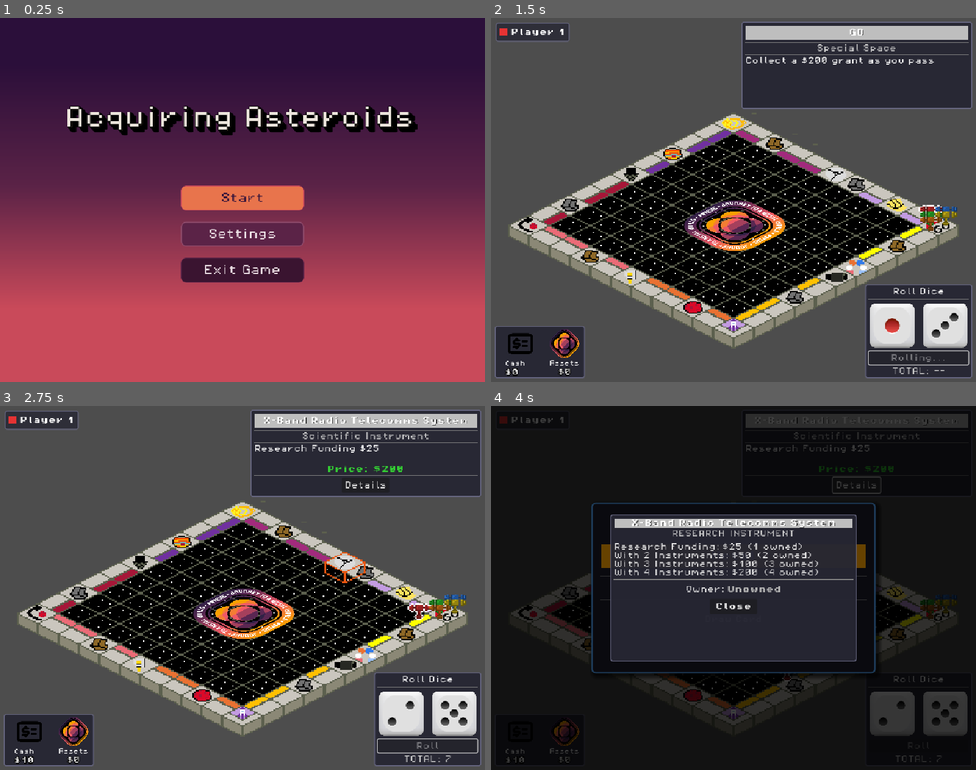
Above: before the commit, frames 1-4 (two rows, left to right).
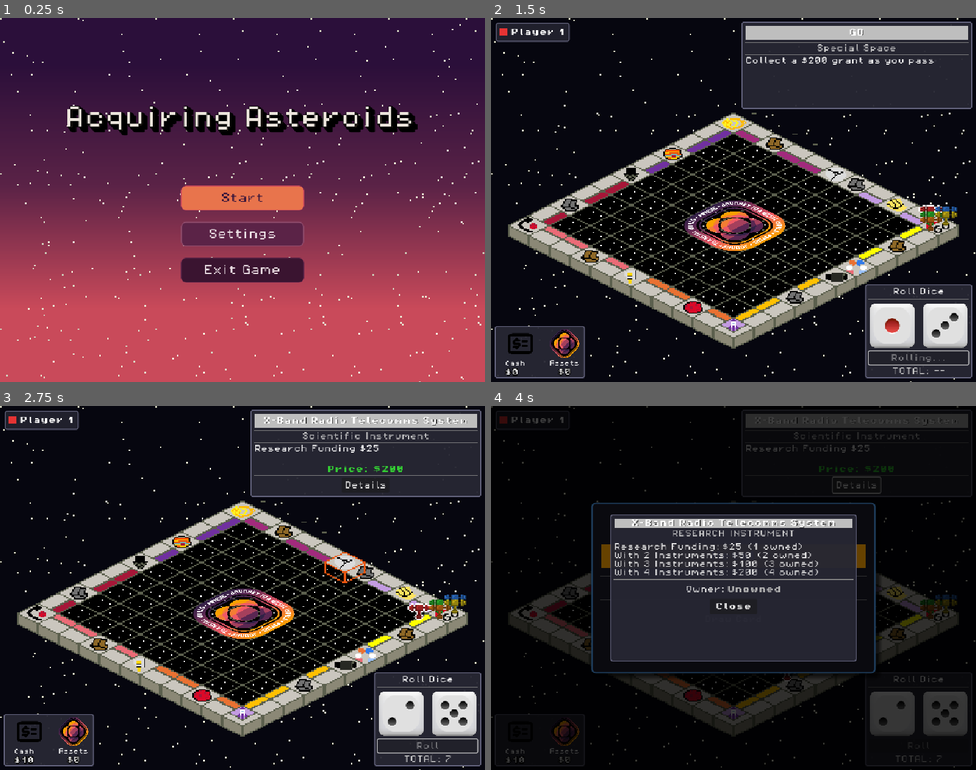
Above: after the commit, the same moments.

Repository: MissionToPsyche-Platinum/platinum_24d_game_psycheopoly-psb
Game: Godot game, scene res://scenes/StartMenu.tscn
The game is run twice, just before and just after one commit, with the same random seed, the same clock (stepped at 60 frames per second) and the same inputs.
Inputs (mouse positions are in pixels of both pictures, inside the frame that each line leads up to):
- Up to frame 1 (0.25 s): no input
- Up to frame 2 (1.5 s): click "Start" at 0.5 s; click "Roll" at 1.25 s
- Up to frame 3 (2.75 s): tap Enter at 2 s; move the mouse to (349, 569) at 2.02 s; tap C at 2.1 s; click (349, 569) at 2.17 s
- Up to frame 4 (4 s): drag from (636, 606) to (709, 660) at 2.77 s; click "Details" at 3.5 s

The runs differ from the first frame. In frame 1, 0.5% of the frame differs, in the area x 0-100%, y 0-100%; in frame 2, 48%; in frame 3, 48%; in frame 4, 0.2%.

Commit message:
feat: add starfield shader and integrate into game scenes for enhanced background effects

Diff:
--- /dev/null
+++ b/assets/shaders/starfield.gdshader
@@ -0,0 +1,26 @@
+shader_type canvas_item;
+
+uniform vec4 bg_color : source_color = vec4(0.0, 0.0, 0.0, 0.0);
+uniform float star_density : hint_range(0.0, 1.0) = 0.01;
+uniform float pixel_size : hint_range(1.0, 10.0) = 2.0;
+
+float hash(vec2 p) {
+    p = fract(p * vec2(123.34, 456.21));
+    p += dot(p, p + 45.32);
+    return fract(p.x * p.y);
+}
+
+void fragment() {
+    vec2 grid_uv = floor(FRAGCOORD.xy / pixel_size);
+    float h = hash(grid_uv);
+
+    vec4 color = bg_color;
+
+    if (h < star_density) {
+        float brightness = fract(h * 1337.0);
+        vec3 star_color = vec3(1.0, 1.0, 0.9 + 0.1 * fract(h * 42.0));
+        color = vec4(star_color * (0.8 + 0.2 * brightness), 1.0);
+    }
+
+    COLOR = color;
+}
--- a/project.godot
+++ b/project.godot
@@ -33,4 +33,5 @@
 
 [rendering]
 
+environment/defaults/default_clear_color=Color(0.0235294, 0.0235294, 0.0588235, 1)
 textures/canvas_textures/default_texture_filter=0
--- a/scenes/GameBoard.tscn
+++ b/scenes/GameBoard.tscn
@@ -3,6 +3,7 @@
 [ext_resource type="Script" uid="uid://c21xp0e8s4yfb" path="res://scripts/core/board.gd" id="1_12345"]
 [ext_resource type="Texture2D" uid="uid://bdi3pyhwge4l6" path="res://assets/images/tileset.png" id="2_v0kx6"]
 [ext_resource type="Texture2D" uid="uid://bdbtglxjaliah" path="res://assets/images/sprites/psyche_logo.png" id="3_fbkij"]
+[ext_resource type="Shader" path="res://assets/shaders/starfield.gdshader" id="4_starfield"]
 
 [sub_resource type="TileSetAtlasSource" id="TileSetAtlasSource_fbkij"]
 texture = ExtResource("2_v0kx6")
@@ -40,8 +41,26 @@
 tile_size = Vector2i(32, 16)
 sources/1 = SubResource("TileSetAtlasSource_fbkij")
 
+[sub_resource type="ShaderMaterial" id="ShaderMaterial_starfield"]
+shader = ExtResource("4_starfield")
+shader_parameter/bg_color = Color(0.0235294, 0.0235294, 0.0588235, 1)
+shader_parameter/star_density = 0.005
+shader_parameter/pixel_size = 2.0
+
 [node name="GameBoard" type="Node2D"]
 script = ExtResource("1_12345")
+
+[node name="BackgroundLayer" type="CanvasLayer" parent="."]
+layer = -1
+
+[node name="Background" type="ColorRect" parent="BackgroundLayer"]
+material = SubResource("ShaderMaterial_starfield")
+anchors_preset = 15
+anchor_right = 1.0
+anchor_bottom = 1.0
+grow_horizontal = 2
+grow_vertical = 2
+color = Color(0.0196078, 0, 0.0588235, 1)
 
 [node name="TileMap" type="Node2D" parent="."]
 
--- a/scenes/SettingsMenu.tscn
+++ b/scenes/SettingsMenu.tscn
@@ -1,6 +1,13 @@
 [gd_scene load_steps=11 format=3 uid="uid://byeqtctiiqjkl"]
 
 [ext_resource type="Script" uid="uid://cf7wevrjmhi8t" path="res://scenes/settings_menu.gd" id="1_yelko"]
+[ext_resource type="Shader" path="res://assets/shaders/starfield.gdshader" id="2_starfield"]
+
+[sub_resource type="ShaderMaterial" id="ShaderMaterial_stars"]
+shader = ExtResource("2_starfield")
+shader_parameter/bg_color = Color(0, 0, 0, 0)
+shader_parameter/star_density = 0.005
+shader_parameter/pixel_size = 2.0
 
 [sub_resource type="Gradient" id="Gradient_yelko"]
 colors = PackedColorArray(0.16862746, 0.05882353, 0.22745098, 1, 0.47843137, 0.18431373, 0.22745098, 1)
@@ -116,6 +123,16 @@
 grow_vertical = 2
 texture = SubResource("GradientTexture2D_1yw23")
 
+[node name="Stars" type="ColorRect" parent="."]
+material = SubResource("ShaderMaterial_stars")
+layout_mode = 1
+anchors_preset = 15
+anchor_right = 1.0
+anchor_bottom = 1.0
+grow_horizontal = 2
+grow_vertical = 2
+mouse_filter = 2
+
 [node name="Panel" type="PanelContainer" parent="."]
 unique_name_in_owner = true
 custom_minimum_size = Vector2(560, 420)
--- a/scenes/StartMenu.tscn
+++ b/scenes/StartMenu.tscn
@@ -10,6 +10,13 @@
 [ext_resource type="AudioStream" uid="uid://daer2kjq6kdv0" path="res://assets/audio/probe_whoosh.wav" id="5_cuvp2"]
 [ext_resource type="Texture2D" uid="uid://ddiym42am7ay3" path="res://assets/images/sprites/asteroid_img.png" id="6_cuvp2"]
 [ext_resource type="PackedScene" uid="uid://byeqtctiiqjkl" path="res://scenes/SettingsMenu.tscn" id="9_sf8pk"]
+[ext_resource type="Shader" path="res://assets/shaders/starfield.gdshader" id="10_starfield"]
+
+[sub_resource type="ShaderMaterial" id="ShaderMaterial_stars"]
+shader = ExtResource("10_starfield")
+shader_parameter/bg_color = Color(0, 0, 0, 0)
+shader_parameter/star_density = 0.005
+shader_parameter/pixel_size = 2.0
 
 [sub_resource type="LabelSettings" id="LabelSettings_kcs48"]
 line_spacing = 5.0
@@ -216,6 +223,16 @@
 mouse_filter = 2
 texture = ExtResource("2_kmax6")
 expand_mode = 1
+
+[node name="Stars" type="ColorRect" parent="."]
+material = SubResource("ShaderMaterial_stars")
+layout_mode = 1
+anchors_preset = 15
+anchor_right = 1.0
+anchor_bottom = 1.0
+grow_horizontal = 2
+grow_vertical = 2
+mouse_filter = 2
 
 [node name="Asteroids" type="Sprite2D" parent="."]
 
Not shown, added: assets/shaders/starfield.gdshader.uid
